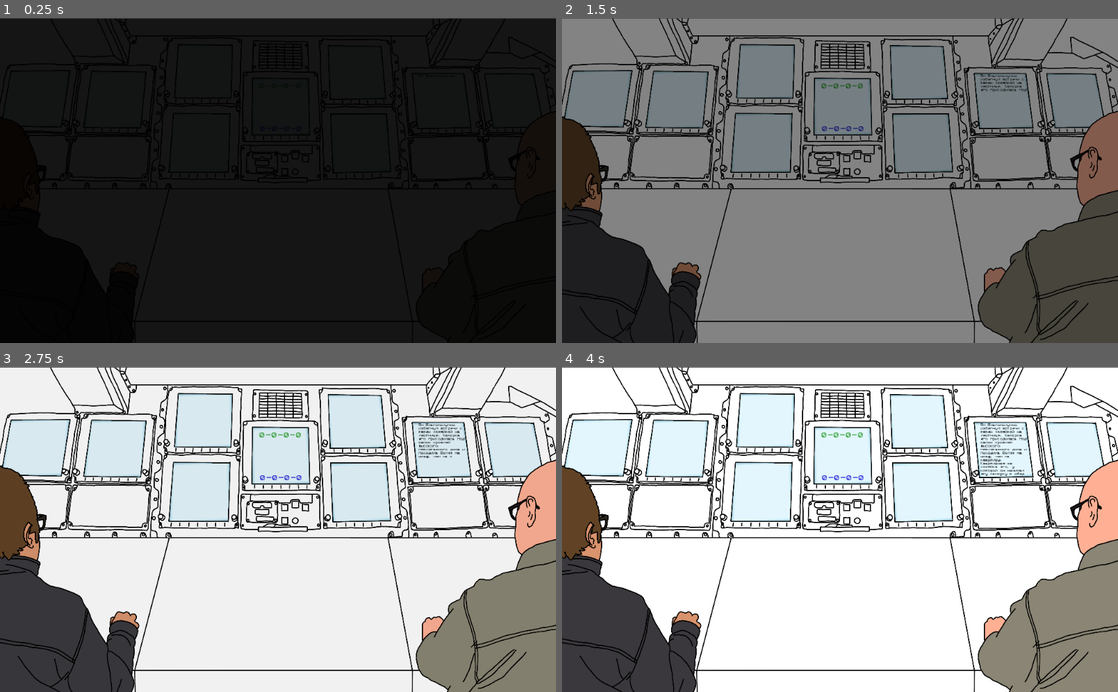
Above: before the commit, frames 1-4 (two rows, left to right).
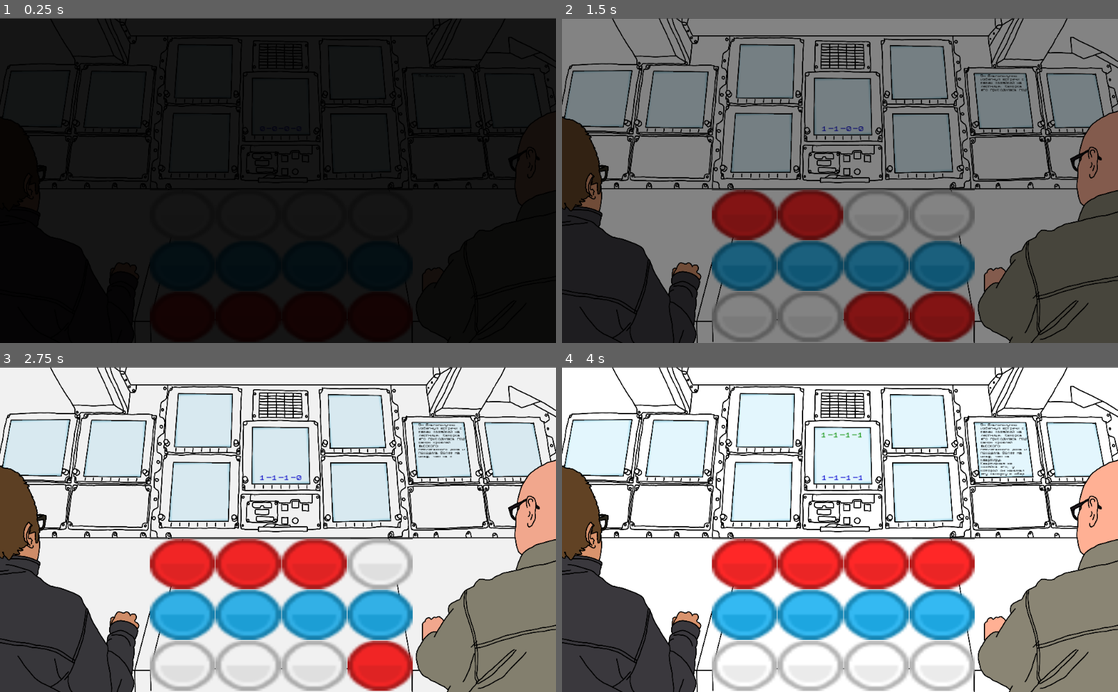
Above: after the commit, the same moments.

Repository: s3775599/BITS-clone
Game: Godot game, scene res://Scenes/Main.tscn
Two runs of this game, one before a commit and one after it. Both use one fixed random seed, a clock stepped at 60 frames per second and the inputs below. This scene is started directly instead of the project's main scene.
Inputs (mouse positions are in pixels of both pictures, inside the frame that each line leads up to):
- Up to frame 1 (0.25 s): no input
- Up to frame 2 (1.5 s): click (745, 265) at 0.52 s; click (812, 265) at 1.27 s
- Up to frame 3 (2.75 s): click (316, 614) at 2.02 s
- Up to frame 4 (4 s): click (940, 614) at 2.77 s; move the mouse to (962, 513) at 3.52 s; click (962, 513) at 3.67 s

The runs differ from the first frame. In frame 2, 14% of the frame differs, in the area x 26-75%, y 20-100%; in frame 3, 15%; in frame 4, 15%.

Commit message:
Working minigame feedback
Central monitor now displays current code and found codes.

Diff:
--- a/NightwatchDialogueSystem/Scenes/BackgroundMain.tscn
+++ b/NightwatchDialogueSystem/Scenes/BackgroundMain.tscn
@@ -65,10 +65,10 @@
 uv = PoolVector2Array( 0.25, 3.75, 4, 0.25, 95.25, 0.25, 99.75, 4.25, 99.75, 95.75, 95.25, 100, 4.25, 100, 0.25, 95.25 )
 
 [node name="FoundCodes" type="RichTextLabel" parent="BackgroundWallpaper/CentreMiddleGlass"]
-margin_left = 15.4276
-margin_top = 8.51566
-margin_right = 85.4276
-margin_bottom = 58.5157
+margin_left = 15.0
+margin_top = 9.0
+margin_right = 85.0
+margin_bottom = 77.0
 theme = SubResource( 2 )
 custom_colors/default_color = Color( 0.0235294, 0.560784, 0, 1 )
 bbcode_enabled = true
--- a/NightwatchDialogueSystem/Scenes/ConsoleMiniGame.gd
+++ b/NightwatchDialogueSystem/Scenes/ConsoleMiniGame.gd
@@ -1,83 +1,206 @@
 extends Node2D
 
-onready var lever1 = get_node("Console/Lever1")
-onready var lever2 = get_node("Console/Lever2")
-onready var button1 = get_node("Console/Button1")
-onready var button2 = get_node("Console/Button2")
-
-onready var screen1 = get_node("Images/AK47")
-onready var screen2 = get_node("Images/Barry")
-onready var screen3 = get_node("Images/RussianFlag")
-onready var screen4 = get_node("Images/RussianText")
-onready var screen5 = get_node("Images/MiddleScreen")
-
-onready var options = [button1, button2, lever1, lever2]
-
-var currentSequence = [0,0,0,0]
+
+var one = false
+var two = false
+var three = false
+var four = false
+
+var code_array = []
+var current_code = []
+
+#onready var lever1 = get_node("Console/Lever1")
+#onready var lever2 = get_node("Console/Lever2")
+#onready var button1 = get_node("Console/Button1")
+#onready var button2 = get_node("Console/Button2")
+#
+#onready var screen1 = get_node("Images/AK47")
+#onready var screen2 = get_node("Images/Barry")
+#onready var screen3 = get_node("Images/RussianFlag")
+#onready var screen4 = get_node("Images/RussianText")
+#onready var screen5 = get_node("Images/MiddleScreen")
+#
+#onready var options = [button1, button2, lever1, lever2]
+
+#var currentSequence = [0,0,0,0]
 
 func _ready():
-	pass # Replace with function body.
+	toggle_lights()
+	print("codes: " + String(generate_console_codes()))
 
 func _process(delta):
-	for x in len(options):
-		if options[x].pressed == true:
-			currentSequence[x] = 1
+	check_match()
+#	for x in len(options):
+#		if options[x].pressed == true:
+#			currentSequence[x] = 1
+#		else:
+#			currentSequence[x] = 0
+#	check_sequence()
+#	if Input.is_action_pressed("ui_down"):
+#		print(currentSequence)
+
+#func check_sequence():
+#	if currentSequence[0] == 1:
+#		#button1 = on
+#		if currentSequence[1] == 1:
+#			#button2 is on
+#			if currentSequence[2] == 1:
+#				#lever1 is on
+#				if currentSequence[3] == 1:
+#					#lever2 is on
+#					# currentSequence == 1,1,1,1
+#					setScreenState(1)
+#				else:
+#					#lever2 is off
+#					setScreenState(2)
+#			else:
+#				#lever1 is off
+#				setScreenState(3)
+#		else:
+#			#button2 is off
+#			setScreenState(4)
+#	else:
+#		#button1 = off
+#		setScreenState(5)
+#
+#
+#func setScreenState(x):
+#	match x:
+#		1:
+#			screen1.visible = false
+#		2:
+#			screen2.visible = false
+#		3:
+#			screen2.visible = true
+#			screen3.visible = false
+#		4:
+#			screen3.visible = true
+#			screen4.visible = false
+#			screen3.visible = true
+#		5:
+#			screen1.visible = false
+#			screen3.visible = true
+#			screen4.visible = false
+#			screen2.visible = true
+##		6:
+##		7:
+##		8:
+##		9:
+##		10:
+##		11:
+##		12:
+##		13:
+##		14:
+##		15:
+
+
+func _input(event):
+	if Input.is_action_just_pressed("ui_down"):
+		print("current code: " + String(current_code))
+
+
+func generate_console_codes():
+    var code
+    var code_array = []
+    for i in range(4):
+        code = $CombinationGenerator.generate_combination()
+        if code != [0, 0, 0, 0]:
+            for c in code_array:
+                if c == code:
+                    code = $CombinationGenerator.generate_combination()
+            code_array.append(code)
+        else:
+            i += 1
+    return code_array
+
+
+func _on_One_pressed():
+	one = not one
+	toggle_lights()
+
+func _on_Two_pressed():
+	two = not two
+	toggle_lights()
+
+func _on_Three_pressed():
+	three = not three
+	toggle_lights()
+
+func _on_Four_pressed():
+	four = not four
+	toggle_lights()
+
+
+func generate_combination():
+	var combination = []
+	for number in range(4):
+		randomize()
+		combination.append(randi() % 2)
+	return combination
+
+
+func generate_console_codes():
+	var code
+	for i in range(4):
+		code = generate_combination()
+		if code != [0, 0, 0, 0]:
+			for c in code_array:
+				if c == code:
+					code = generate_combination()
+			code_array.append(code)
 		else:
-			currentSequence[x] = 0
-	check_sequence()
-	if Input.is_action_pressed("ui_down"):
-		print(currentSequence)
-
-func check_sequence():
-	if currentSequence[0] == 1:
-		#button1 = on
-		if currentSequence[1] == 1:
-			#button2 is on
-			if currentSequence[2] == 1:
-				#lever1 is on
-				if currentSequence[3] == 1:
-					#lever2 is on
-					# currentSequence == 1,1,1,1
-					setScreenState(1)
-				else:
-					#lever2 is off
-					setScreenState(2)
-			else:
-				#lever1 is off
-				setScreenState(3)
-		else:
-			#button2 is off
-			setScreenState(4)
-	else:
-		#button1 = off
-		setScreenState(5)
-
-
-func setScreenState(x):
-	match x:
-		1:
-			screen1.visible = false
-		2:
-			screen2.visible = false
-		3:
-			screen2.visible = true
-			screen3.visible = false
-		4:
-			screen3.visible = true
-			screen4.visible = false
-			screen3.visible = true
-		5:
-			screen1.visible = false
-			screen3.visible = true
-			screen4.visible = false
-			screen2.visible = true
-#		6:
-#		7:
-#		8:
-#		9:
-#		10:
-#		11:
-#		12:
-#		13:
-#		14:
-#		15:
+			i += 1
+	return code_array
+
+func toggle_lights():
+	if one:
+		$Panel/GridContainer/ConsoleButton1.id = 1
+		$Panel/GridContainer/OneOff.set_modulate(Color('0092bf'))
+		$Panel/GridContainer/OneOn.set_modulate(Color('ffffff'))
+	else:
+		$Panel/GridContainer/ConsoleButton1.id = 0
+		$Panel/GridContainer/OneOff.set_modulate(Color('ffffff'))
+		$Panel/GridContainer/OneOn.set_modulate(Color('0092bf'))
+	if two:
+		$Panel/GridContainer/ConsoleButton2.id = 1
+		$Panel/GridContainer/TwoOff.set_modulate(Color('0092bf'))
+		$Panel/GridContainer/TwoOn.set_modulate(Color('ffffff'))
+	else:
+		$Panel/GridContainer/ConsoleButton2.id = 0
+		$Panel/GridContainer/TwoOff.set_modulate(Color('ffffff'))
+		$Panel/GridContainer/TwoOn.set_modulate(Color('0092bf'))
+	if three:
+		$Panel/GridContainer/ConsoleButton3.id = 1
+		$Panel/GridContainer/ThreeOff.set_modulate(Color('0092bf'))
+		$Panel/GridContainer/ThreeOn.set_modulate(Color('ffffff'))
+	else:
+		$Panel/GridContainer/ConsoleButton3.id = 0
+		$Panel/GridContainer/ThreeOff.set_modulate(Color('ffffff'))
+		$Panel/GridContainer/ThreeOn.set_modulate(Color('0092bf'))
+	if four:
+		$Panel/GridContainer/ConsoleButton4.id = 1
+		$Panel/GridContainer/FourOff.set_modulate(Color('0092bf'))
+		$Panel/GridContainer/FourOn.set_modulate(Color('ffffff'))
+	else:
+		$Panel/GridContainer/ConsoleButton4.id = 0
+		$Panel/GridContainer/FourOff.set_modulate(Color('ffffff'))
+		$Panel/GridContainer/FourOn.set_modulate(Color('0092bf'))
+	get_current_code()
+
+
+func get_current_code():
+	current_code = []
+	current_code.append($Panel/GridContainer/ConsoleButton1.id)
+	current_code.append($Panel/GridContainer/ConsoleButton2.id)
+	current_code.append($Panel/GridContainer/ConsoleButton3.id)
+	current_code.append($Panel/GridContainer/ConsoleButton4.id)
+
+
+func check_match():
+	var code_index
+	for code in code_array:
+		if current_code == code:
+			print("found a code: " + String(code))
+			code_index = code_array.find(code)
+			code_array.remove(code_index)
+			print("codes: " + String(code_array))
--- a/NightwatchDialogueSystem/Scenes/Main.tscn
+++ b/NightwatchDialogueSystem/Scenes/Main.tscn
@@ -11,6 +11,8 @@
 [ext_resource path="res://Scenes/BarryClose.tscn" type="PackedScene" id=9]
 [ext_resource path="res://Scenes/BarryDialogue.tscn" type="PackedScene" id=10]
 [ext_resource path="res://Scenes/JohnDialogue.tscn" type="PackedScene" id=11]
+[ext_resource path="res://Scenes/CombinationGenerator.tscn" type="PackedScene" id=12]
+[ext_resource path="res://Scenes/Panel.tscn" type="PackedScene" id=13]
 
 [sub_resource type="Animation" id=1]
 resource_name = "AirlockWarning"
@@ -46,7 +48,6 @@
 }
 
 [node name="Main" type="Control"]
-modulate = Color( 0, 0, 0, 1 )
 script = ExtResource( 1 )
 
 [node name="BackgroundMain" parent="." instance=ExtResource( 2 )]
@@ -62,6 +63,7 @@
 [node name="PlayerPopup" parent="Popups" instance=ExtResource( 5 )]
 
 [node name="Crew" type="Node2D" parent="."]
+editor/display_folded = true
 
 [node name="JohnConsole" parent="Crew" instance=ExtResource( 6 )]
 
@@ -84,6 +86,10 @@
 [node name="AnimationPlayer" type="AnimationPlayer" parent="."]
 anims/AirlockWarning = SubResource( 1 )
 anims/FadeIn = SubResource( 2 )
+
+[node name="CombinationGenerator" parent="." instance=ExtResource( 12 )]
+
+[node name="Panel" parent="." instance=ExtResource( 13 )]
 [connection signal="button_id" from="Popups/BarryPopup" to="." method="_on_BarryPopup_button_id"]
 [connection signal="button_id" from="Popups/JohnPopup" to="." method="_on_JohnPopup_button_id"]
 [connection signal="button_id" from="Popups/PlayerPopup" to="." method="_on_PlayerPopup_button_id"]
@@ -93,6 +99,10 @@
 [connection signal="input_event" from="Crew/BarryConsole" to="." method="_on_BarryConsole_input_event"]
 [connection signal="mouse_entered" from="Crew/BarryConsole" to="." method="_on_BarryConsole_mouse_entered"]
 [connection signal="mouse_exited" from="Crew/BarryConsole" to="." method="_on_BarryConsole_mouse_exited"]
+[connection signal="pressed" from="Panel/Sprite/GridContainer/ConsoleButton1" to="." method="_on_ConsoleButton1_pressed"]
+[connection signal="pressed" from="Panel/Sprite/GridContainer/ConsoleButton2" to="." method="_on_ConsoleButton2_pressed"]
+[connection signal="pressed" from="Panel/Sprite/GridContainer/ConsoleButton3" to="." method="_on_ConsoleButton3_pressed"]
+[connection signal="pressed" from="Panel/Sprite/GridContainer/ConsoleButton4" to="." method="_on_ConsoleButton4_pressed"]
 
 [editable path="BackgroundMain"]
 
@@ -101,3 +111,5 @@
 [editable path="Crew/BarryConsole"]
 
 [editable path="Crew/JohnClose"]
+
+[editable path="Panel"]
--- a/NightwatchDialogueSystem/Scenes/Panel.tscn
+++ b/NightwatchDialogueSystem/Scenes/Panel.tscn
@@ -1,12 +1,157 @@
-[gd_scene load_steps=2 format=2]
+[gd_scene load_steps=10 format=2]
 
-[ext_resource path="res://GFX/panel.png" type="Texture" id=1]
+[ext_resource path="res://Scripts/Panel.gd" type="Script" id=1]
+[ext_resource path="res://GFX/panel.png" type="Texture" id=2]
+[ext_resource path="res://GFX/dotWhite.png" type="Texture" id=3]
+[ext_resource path="res://GFX/dotBlue.png" type="Texture" id=4]
+[ext_resource path="res://GFX/dotRed.png" type="Texture" id=5]
+[ext_resource path="res://Scripts/ConsoleButton1.gd" type="Script" id=6]
+[ext_resource path="res://Scripts/ConsoleButton2.gd" type="Script" id=7]
+[ext_resource path="res://Scripts/ConsoleButton3.gd" type="Script" id=8]
+[ext_resource path="res://Scripts/ConsoleButton4.gd" type="Script" id=9]
 
-[node name="Panel" type="Control"]
+[node name="Panel" type="Area2D"]
+position = Vector2( 1187.54, 16.2677 )
+script = ExtResource( 1 )
+
+[node name="Sprite" type="Sprite" parent="."]
+position = Vector2( -669.518, 440.899 )
+scale = Vector2( 0.251247, 0.273037 )
+texture = ExtResource( 2 )
+
+[node name="GridContainer" type="GridContainer" parent="Sprite"]
 anchor_right = 1.0
 anchor_bottom = 1.0
+margin_left = -964.0
+margin_top = -514.0
+margin_right = -964.0
+margin_bottom = -514.0
+size_flags_horizontal = 3
+size_flags_vertical = 3
+columns = 4
 
-[node name="PanelTexture" type="TextureRect" parent="."]
+[node name="OneZero" type="TextureRect" parent="Sprite/GridContainer"]
+margin_right = 479.0
+margin_bottom = 340.0
+size_flags_horizontal = 3
+size_flags_vertical = 3
+texture = ExtResource( 3 )
+expand = true
+stretch_mode = 1
+
+[node name="TwoZero" type="TextureRect" parent="Sprite/GridContainer"]
+margin_left = 483.0
+margin_right = 962.0
+margin_bottom = 340.0
+size_flags_horizontal = 3
+size_flags_vertical = 3
+texture = ExtResource( 3 )
+expand = true
+
+[node name="ThreeZero" type="TextureRect" parent="Sprite/GridContainer"]
+margin_left = 966.0
+margin_right = 1445.0
+margin_bottom = 340.0
+size_flags_horizontal = 3
+size_flags_vertical = 3
+texture = ExtResource( 3 )
+expand = true
+
+[node name="FourZero" type="TextureRect" parent="Sprite/GridContainer"]
+margin_left = 1449.0
+margin_right = 1928.0
+margin_bottom = 340.0
+size_flags_horizontal = 3
+size_flags_vertical = 3
+texture = ExtResource( 3 )
+expand = true
+
+[node name="ConsoleButton1" type="TextureButton" parent="Sprite/GridContainer"]
+margin_top = 344.0
+margin_right = 479.0
+margin_bottom = 684.0
+size_flags_horizontal = 3
+size_flags_vertical = 3
+texture_normal = ExtResource( 4 )
+texture_pressed = ExtResource( 5 )
+expand = true
+script = ExtResource( 6 )
+
+[node name="ConsoleButton2" type="TextureButton" parent="Sprite/GridContainer"]
+margin_left = 483.0
+margin_top = 344.0
+margin_right = 962.0
+margin_bottom = 684.0
+size_flags_horizontal = 3
+size_flags_vertical = 3
+texture_normal = ExtResource( 4 )
+texture_pressed = ExtResource( 5 )
+expand = true
+script = ExtResource( 7 )
+
+[node name="ConsoleButton3" type="TextureButton" parent="Sprite/GridContainer"]
+margin_left = 966.0
+margin_top = 344.0
+margin_right = 1445.0
+margin_bottom = 684.0
+size_flags_horizontal = 3
+size_flags_vertical = 3
+texture_normal = ExtResource( 4 )
+texture_pressed = ExtResource( 5 )
+expand = true
+script = ExtResource( 8 )
+
+[node name="ConsoleButton4" type="TextureButton" parent="Sprite/GridContainer"]
+margin_left = 1449.0
+margin_top = 344.0
+margin_right = 1928.0
+margin_bottom = 684.0
+size_flags_horizontal = 3
+size_flags_vertical = 3
+texture_normal = ExtResource( 4 )
+texture_pressed = ExtResource( 5 )
+expand = true
+script = ExtResource( 9 )
+
+[node name="OneOne" type="TextureRect" parent="Sprite/GridContainer"]
+margin_top = 688.0
+margin_right = 479.0
+margin_bottom = 1028.0
+size_flags_horizontal = 3
+size_flags_vertical = 3
+texture = ExtResource( 3 )
+expand = true
+
+[node name="TwoOne" type="TextureRect" parent="Sprite/GridContainer"]
+margin_left = 483.0
+margin_top = 688.0
+margin_right = 962.0
+margin_bottom = 1028.0
+size_flags_horizontal = 3
+size_flags_vertical = 3
+texture = ExtResource( 3 )
+expand = true
+
+[node name="ThreeOne" type="TextureRect" parent="Sprite/GridContainer"]
+margin_left = 966.0
+margin_top = 688.0
+margin_right = 1445.0
+margin_bottom = 1028.0
+size_flags_horizontal = 3
+size_flags_vertical = 3
+texture = ExtResource( 3 )
+expand = true
+
+[node name="FourOne" type="TextureRect" parent="Sprite/GridContainer"]
+margin_left = 1449.0
+margin_top = 688.0
 margin_right = 1928.0
 margin_bottom = 1028.0
-texture = ExtResource( 1 )
+size_flags_horizontal = 3
+size_flags_vertical = 3
+texture = ExtResource( 3 )
+expand = true
+[connection signal="pressed" from="Sprite/GridContainer/ConsoleButton1" to="." method="_on_ConsoleButton1_pressed"]
+[connection signal="pressed" from="Sprite/GridContainer/ConsoleButton2" to="." method="_on_ConsoleButton2_pressed"]
+[connection signal="pressed" from="Sprite/GridContainer/ConsoleButton3" to="." method="_on_ConsoleButton3_pressed"]
+[connection signal="pressed" from="Sprite/GridContainer/ConsoleButton4" to="." method="_on_ConsoleButton4_pressed"]
--- a/NightwatchDialogueSystem/Scripts/DialoguePopup.gd
+++ b/NightwatchDialogueSystem/Scripts/DialoguePopup.gd
@@ -75,7 +75,6 @@
 		else:
 			printing = true
 			t.start()
-			print(letter)
 			display_text.bbcode_text += String(letter)
 			yield(t, "timeout")
 	printing = false
--- a/NightwatchDialogueSystem/Scripts/Main.gd
+++ b/NightwatchDialogueSystem/Scripts/Main.gd
@@ -3,7 +3,7 @@
 onready var t = $Timer
 
 #vars for console puzzle
-var code_array = []
+#var code_array = []
 #onready var russian_text = get_node("ConsoleMiniGame/Images/RussianText")
 #onready var russian_flag = get_node("ConsoleMiniGame/Images/RussianFlag")
 #onready var ak47 = get_node("ConsoleMiniGame/Images/AK47")
@@ -15,7 +15,6 @@
 onready var john_dialogue = get_node("Dialogues/JohnDialogue")
 onready var barry_dialogue = get_node("Dialogues/BarryDialogue")
 onready var console = get_node("BackgroundArea/Console")
-
 
 func _ready():
 	Global.current_scene = self
@@ -25,13 +24,16 @@
 	play_russian_text()
 
 
+
 # This function updates every frame
 func _process(delta):
+	display_current_code()
+	display_found_codes()
 	# darkens background when a dialogue is active
 	if Global.john_close or Global.barry_close or Global.player_close:
 		darken_background()
 		Global.can_click = false
-#
+
 #	# End Game condition
 #	if len(console.code_array) == 0:
 #		print("GAME COMPLETE..... START OUTRO!!!")
@@ -76,11 +78,22 @@
 		$Popups/BarryPopup.set_text(next_dialogue)
 
 
+func display_found_codes():
+	var all_found = []
+	for code in $Panel.found_codes:
+		all_found.append(PoolStringArray(code).join("-"))
+		print(all_found)
+#		all_found.remove(all_found[code][-1])
+	$BackgroundMain/BackgroundWallpaper/CentreMiddleGlass/FoundCodes.bbcode_text = PoolStringArray(all_found).join("")
+
+
+func display_current_code():
+	$BackgroundMain/BackgroundWallpaper/CentreMiddleGlass/CurrentSequence.bbcode_text = PoolStringArray($Panel.current_code).join("-")
+
 func airlock_barry_out():
 	Global.barry_close = false
 	Global.can_click = false
 	$Popups/BarryPopup.hide()
-
 	t.set_wait_time(0.5)
 	t.set_one_shot(true)
 	self.add_child(t)
@@ -217,6 +230,27 @@
 	self.add_child(t)
 	for letter in text:
 		t.start()
-		print(letter)
 		display_node.bbcode_text += String(letter)
 		yield(t, "timeout")
+
+
+
+
+
+
+
+
+func _on_ConsoleButton1_pressed():
+	pass # Replace with function body.
+
+
+func _on_ConsoleButton2_pressed():
+	pass # Replace with function body.
+
+
+func _on_ConsoleButton3_pressed():
+	pass # Replace with function body.
+
+
+func _on_ConsoleButton4_pressed():
+	pass # Replace with function body.
--- /dev/null
+++ b/NightwatchDialogueSystem/Scripts/Panel.gd
@@ -0,0 +1,124 @@
+extends Area2D
+
+var one = false
+var two = false
+var three = false
+var four = false
+
+var code_array = []
+var current_code = []
+var found_codes = []
+
+func _ready():
+	toggle_lights()
+	print($Sprite/GridContainer/ConsoleButton1.id)
+	code_array = generate_console_codes()
+	print("codes: " + String(code_array))
+
+
+func _process(delta):
+	check_match()
+
+
+func _input(event):
+	if Input.is_action_just_pressed("ui_down"):
+		print("current code: " + String(current_code))
+
+
+func generate_console_codes():
+    var code
+    var code_array = []
+    for i in range(4):
+        code = get_node('/root/Main/CombinationGenerator').generate_combination()
+        if code != [0, 0, 0, 0]:
+            for c in code_array:
+                if c == code:
+                    code = get_node('/root/Main/CombinationGenerator').generate_combination()
+            code_array.append(code)
+        else:
+            i += 1
+    return code_array
+
+
+func generate_combination():
+	var combination = []
+	for number in range(4):
+		randomize()
+		combination.append(randi() % 2)
+	return combination
+
+
+func toggle_lights():
+	if one:
+		$Sprite/GridContainer/ConsoleButton1.id = 1
+		$Sprite/GridContainer/OneZero.set_modulate(Color('ff2828'))
+		$Sprite/GridContainer/OneOne.set_modulate(Color('ffffff'))
+	else:
+		$Sprite/GridContainer/ConsoleButton1.id = 0
+		$Sprite/GridContainer/OneZero.set_modulate(Color('ffffff'))
+		$Sprite/GridContainer/OneOne.set_modulate(Color('ff2828'))
+	if two:
+		$Sprite/GridContainer/ConsoleButton2.id = 1
+		$Sprite/GridContainer/TwoZero.set_modulate(Color('ff2828'))
+		$Sprite/GridContainer/TwoOne.set_modulate(Color('ffffff'))
+	else:
+		$Sprite/GridContainer/ConsoleButton2.id = 0
+		$Sprite/GridContainer/TwoZero.set_modulate(Color('ffffff'))
+		$Sprite/GridContainer/TwoOne.set_modulate(Color('ff2828'))
+	if three:
+		$Sprite/GridContainer/ConsoleButton3.id = 1
+		$Sprite/GridContainer/ThreeZero.set_modulate(Color('ff2828'))
+		$Sprite/GridContainer/ThreeOne.set_modulate(Color('ffffff'))
+	else:
+		$Sprite/GridContainer/ConsoleButton3.id = 0
+		$Sprite/GridContainer/ThreeZero.set_modulate(Color('ffffff'))
+		$Sprite/GridContainer/ThreeOne.set_modulate(Color('ff2828'))
+	if four:
+		$Sprite/GridContainer/ConsoleButton4.id = 1
+		$Sprite/GridContainer/FourZero.set_modulate(Color('ff2828'))
+		$Sprite/GridContainer/FourOne.set_modulate(Color('ffffff'))
+	else:
+		$Sprite/GridContainer/ConsoleButton4.id = 0
+		$Sprite/GridContainer/FourZero.set_modulate(Color('ffffff'))
+		$Sprite/GridContainer/FourOne.set_modulate(Color('ff2828'))
+	get_current_code()
+	print(code_array)
+
+
+func get_current_code():
+	current_code = []
+	current_code.append($Sprite/GridContainer/ConsoleButton1.id)
+	current_code.append($Sprite/GridContainer/ConsoleButton2.id)
+	current_code.append($Sprite/GridContainer/ConsoleButton3.id)
+	current_code.append($Sprite/GridContainer/ConsoleButton4.id)
+
+
+func check_match():
+	var code_index
+	for code in code_array:
+		if current_code == code:
+			found_codes.append(code)
+			print("found codes:" + String(found_codes))
+#			print("found a code: " + String(code))
+			code_index = code_array.find(code)
+			code_array.remove(code_index)
+#			print("codes: " + String(code_array))
+
+func _on_ConsoleButton1_pressed():
+	one = not one
+	toggle_lights()
+
+
+func _on_ConsoleButton2_pressed():
+	two = not two
+	toggle_lights()
+
+
+func _on_ConsoleButton3_pressed():
+	three = not three
+	toggle_lights()
+
+
+func _on_ConsoleButton4_pressed():
+	four = not four
+	toggle_lights()
Not shown: 1 places in NightwatchDialogueSystem/Scenes/Main.tscn that only renumber resources
Renamed: NightwatchDialogueSystem/Scenes/ConsoleButton1.gd -> NightwatchDialogueSystem/Scripts/ConsoleButton1.gd
